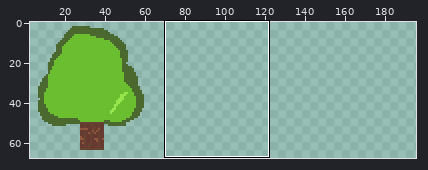
Pixel-art file -- static/assets/spritesheet.ase. Above, an overview of the earlier version with the close-up marked.
Close-up. Before:
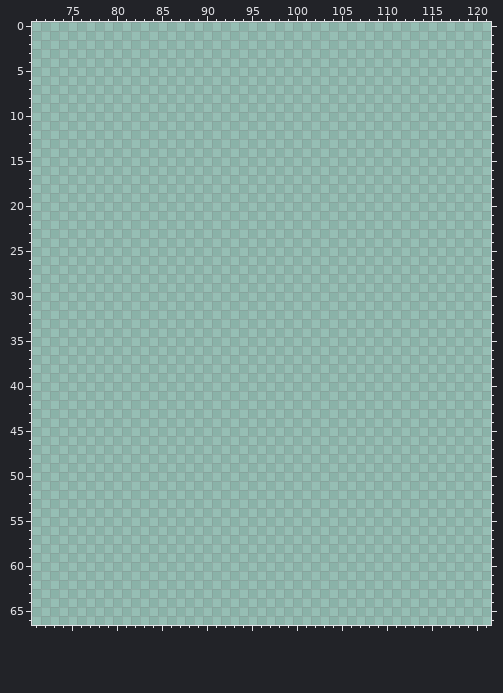
640x640 pixels, 1 frame. Shown: x 71..121, y 0..66. The wide view leaves out empty margins. The commit also changed other parts of the picture, which this record leaves out.
After:
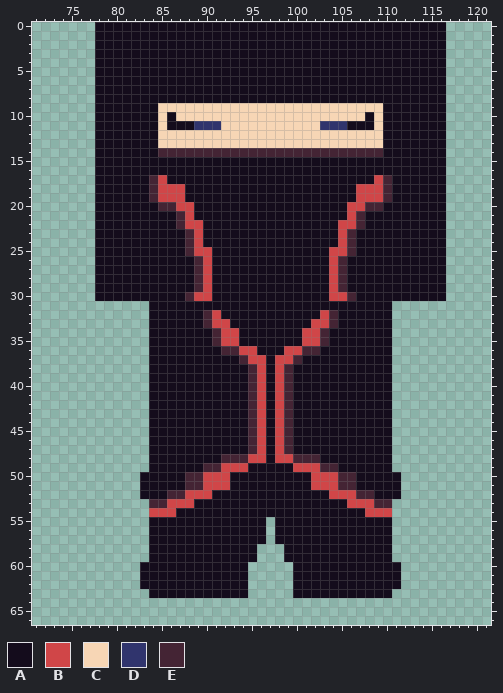
Palette (. is transparent): A #140c1c  B #d04648  C #f7d6b5  D #30346d  E #442434
What changed:
There is now colour A in rows 0 to 8 at x 78 to 116; in row 9 at x 78 to 84 and 110 to 116; in row 10 at x 78 to 84, 86, 108 and 110 to 116; in row 11 at x 78 to 84, 86 to 88, 106 to 108 and 110 to 116; in rows 12 to 14 at x 78 to 84 and 110 to 116; in rows 15 to 16 at x 78 to 116.
There is now colour A in row 17 at x 78 to 83, 86 to 108 and 111 to 116; in rows 18 to 19 at x 78 to 83, 88 to 106 and 111 to 116; in row 20 at x 78 to 84, 89 to 105 and 110 to 116; in row 21 at x 78 to 86, 89 to 105 and 108 to 116; in row 22 at x 78 to 86, 90 to 104 and 108 to 116; in rows 23 to 24 at x 78 to 87, 90 to 104 and 107 to 116.
There is now colour A in row 25 at x 78 to 87, 91 to 103 and 107 to 116; in rows 26 to 29 at x 78 to 88, 91 to 103 and 106 to 116; in row 30 at x 78 to 87, 91 to 103 and 107 to 116; in row 31 at x 84 to 110; in row 32 at x 84 to 89, 92 to 102 and 105 to 110; in row 33 at x 84 to 89, 93 to 101 and 105 to 110.
There is now colour A in rows 34 to 35 at x 84 to 90, 94 to 100 and 104 to 110; in row 36 at x 84 to 91, 96 to 98 and 103 to 110; in row 37 at x 84 to 93, 97 and 101 to 110; in rows 38 to 47 at x 84 to 94, 97 and 100 to 110; in row 48 at x 84 to 91, 97 and 103 to 110; in row 49 at x 84 to 89, 95 to 99 and 105 to 110.
There is now colour A in rows 50 to 51 at x 83 to 87, 93 to 101 and 107 to 111; in row 52 at x 83 to 85, 91 to 103 and 109 to 111; in row 53 at x 89 to 105; in row 54 at x 87 to 107; in rows 55 to 57 at x 84 to 96 and 98 to 110; in rows 58 to 59 at x 84 to 95 and 99 to 110.
There is now colour A in rows 60 to 62 at x 83 to 94 and 100 to 111; in row 63 at x 84 to 94 and 100 to 110.
There is now colour B in row 17 at x 85 and 109; in rows 18 to 19 at x 85 to 87 and 107 to 109; in row 20 at x 87 to 88 and 106 to 107; in row 21 at x 88 and 106; in row 22 at x 88 to 89 and 105 to 106; in rows 23 to 24 at x 89 and 105.
There is now colour B in row 25 at x 89 to 90 and 104 to 105; in rows 26 to 29 at x 90 and 104; in row 30 at x 89 to 90 and 104 to 105; in row 32 at x 91 and 103; in row 33 at x 91 to 92 and 102 to 103; in rows 34 to 35 at x 92 to 93 and 101 to 102.
There is now colour B in row 36 at x 94 to 95 and 99 to 100; in row 37 at x 95 to 96 and 98 to 99; in rows 38 to 47 at x 96 and 98; in row 48 at x 95 to 96 and 98 to 99; in row 49 at x 92 to 94 and 100 to 102; in rows 50 to 51 at x 90 to 92 and 102 to 104.
There is now colour B in row 52 at x 88 to 90 and 104 to 106; in row 53 at x 86 to 88 and 106 to 108; in row 54 at x 84 to 86 and 108 to 110.
There is now colour C in row 9 at x 85 to 109; in row 10 at x 85, 87 to 107 and 109; in row 11 at x 85, 92 to 102 and 109; in rows 12 to 13 at x 85 to 109.
There is now colour D in row 11 at x 89 to 91 and 103 to 105.
There is now colour E in row 14 at x 85 to 109; in rows 17 to 19 at x 84 and 110; in row 20 at x 85 to 86 and 108 to 109; in rows 21 to 22 at x 87 and 107; in rows 23 to 25 at x 88 and 106; in rows 26 to 29 at x 89 and 105.
There is now colour E in row 30 at x 88 and 106; in rows 32 to 33 at x 90 and 104; in rows 34 to 35 at x 91 and 103; in row 36 at x 92 to 93 and 101 to 102; in row 37 at x 94 and 100; in rows 38 to 47 at x 95 and 99.
There is now colour E in row 48 at x 92 to 94 and 100 to 102; in row 49 at x 90 to 91 and 103 to 104; in rows 50 to 51 at x 88 to 89 and 105 to 106; in row 52 at x 86 to 87 and 107 to 108; in row 53 at x 84 to 85 and 109 to 110.
Pixel boxes of the changes (left, top, right, bottom) in both close-ups:
added: (95, 22, 446, 598)
